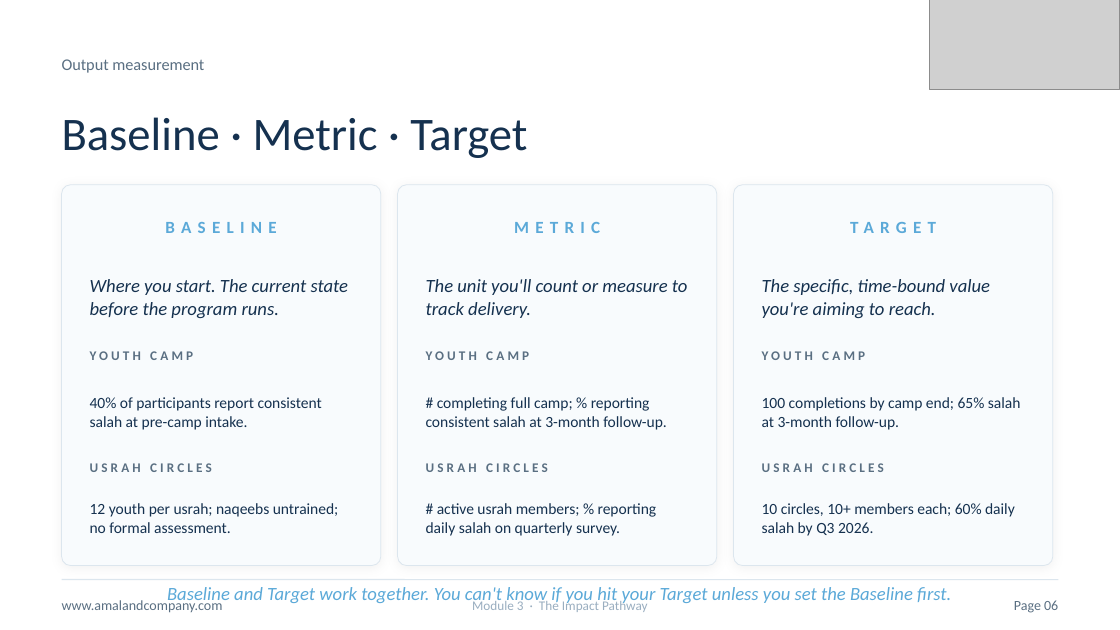
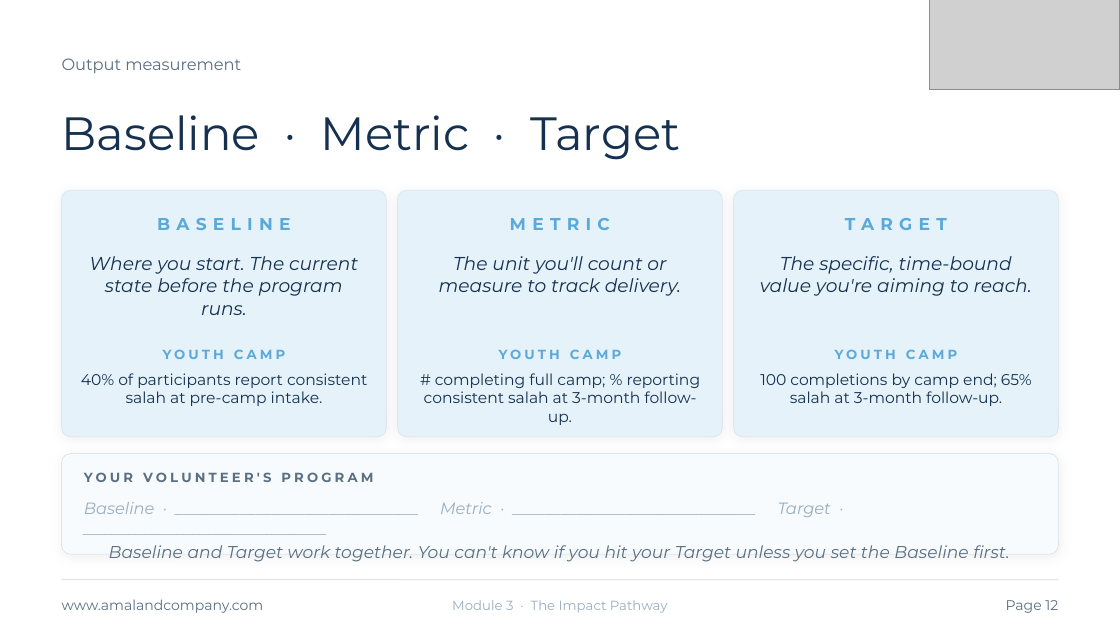
Before and after one commit to gihan-oss/TOCProgram, a slide deck: slide 12 of public/slides/module-3-impact-pathway.pptx (slide 6 before the commit). Drawn at 1120x630 pixels with LibreOffice and Linux fonts; fonts in the diff are those of the drawing; grey boxes stand for pictures. Boxes give left, top, right and bottom in pixels: in the first picture for what was removed or moved away, otherwise in the second. Text is boxed around its words. In the diff, an @@ line names an element or a change of style, - is before the commit and + after.

```diff
--- a/public/slides/module-3-impact-pathway.pptx
+++ b/public/slides/module-3-impact-pathway.pptx
@@ rounded rectangle: place and size @@
-rounded rectangle at (62,185,381,566)
+rounded rectangle at (62,190,386,437)
@@ rounded rectangle: place and size @@
-rounded rectangle at (398,185,717,566)
+rounded rectangle at (398,190,722,437)
@@ font Calibri to Montserrat in 7 elements at (62,58,241,73), (62,115,680,160), (62,599,264,613), (452,600,668,613), (510,218,610,230), (157,218,290,230), (845,218,947,230) @@
@@ fill #F8FBFD to #E5F2FA; proportions changed in 3 elements at (62,190,386,437), (398,190,722,437), (734,190,1058,437) @@
@@ rounded rectangle: place and size @@
-rounded rectangle at (734,185,1053,566)
+rounded rectangle at (734,190,1058,437)
@@ text "YOUTH CAMP": place and size @@
-text "YOUTH CAMP" at (90,351,193,360)
+text "YOUTH CAMP" at (163,349,285,359)
@@ text "YOUTH CAMP": place and size @@
-text "YOUTH CAMP" at (426,351,529,360)
+text "YOUTH CAMP" at (499,349,621,359)
@@ font Calibri to Montserrat, text colour #5A6F82 to #5BA9D8; alignment left to centre in 3 elements at (499,349,621,359), (163,349,285,359), (835,349,957,359) @@
@@ text "YOUTH CAMP": place and size @@
-text "YOUTH CAMP" at (762,351,865,360)
+text "YOUTH CAMP" at (835,349,957,359)
@@ text "40% of participants report consistent ...": place and size @@
-text "40% of participants report consistent ..." at (90,397,322,430)
+text "40% of participants report consistent ..." at (81,373,367,406)
@@ font Calibri to Montserrat; alignment left to centre; vertical alignment middle to top in 6 elements at (89,256,358,315), (439,256,681,296), (760,256,1032,296), (81,373,367,406), (760,373,1032,406), (424,373,701,425) @@
@@ text "# completing full camp; % ...": place and size @@
-text "# completing full camp; % ..." at (426,397,667,430)
+text "# completing full camp; % ..." at (424,373,701,425)
@@ text "100 completions by camp end; ...": place and size @@
-text "100 completions by camp end; ..." at (762,397,1021,430)
+text "100 completions by camp end; ..." at (760,373,1032,406)
@@ rounded rectangle added at (62,454,1058,554), fill #F8FBFD, outline #DCE6EE 0.5 pt @@
@@ text added at (84,472,373,482), 8.5 pt, text #5A6F82, bold @@
+YOUR VOLUNTEER'S PROGRAM
@@ text removed at (90,463,212,472) @@
-USRAH CIRCLES
@@ text removed at (426,463,548,472) @@
-USRAH CIRCLES
@@ text removed at (762,463,884,472) @@
-USRAH CIRCLES
@@ text added at (84,502,831,517), 10.5 pt, text #9AAEC0, italic @@
+Baseline · ______________________________ Metric · ______________________________ Target · ______________________________
@@ text removed at (90,503,339,533) @@
-12 youth per usrah; naqeebs untrained; no formal assessment.
@@ text removed at (426,503,657,536) @@
-# active usrah members; % reporting daily salah on quarterly survey.
@@ text removed at (762,503,1015,536) @@
-10 circles, 10+ members each; 60% daily salah by Q3 2026.
@@ text "Baseline and Target work together. ...": place and size @@
-text "Baseline and Target work together. ..." at (167,587,951,606)
+text "Baseline and Target work together. ..." at (109,545,1009,562)
@@ text "Baseline and Target work together. ..." at (109,545,1009,562): size 12 to 11 pt, font Calibri to Montserrat, text colour #5BA9D8 to #5A6F82 @@
@@ text at (1006,600,1058,613): text changed; font Calibri to Montserrat @@
-Page 06
+Page 12
```
Also in this commit, not shown: 12 other slides changed, 11 slides added, 2 slides removed.
